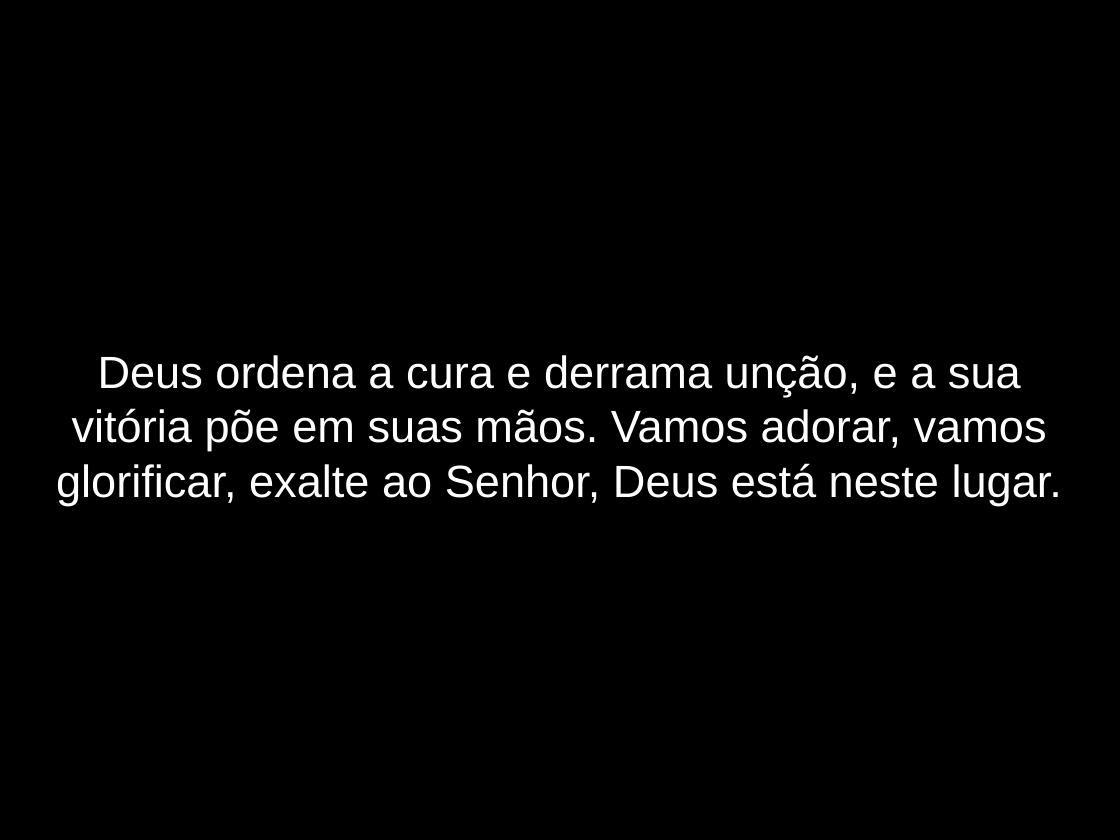
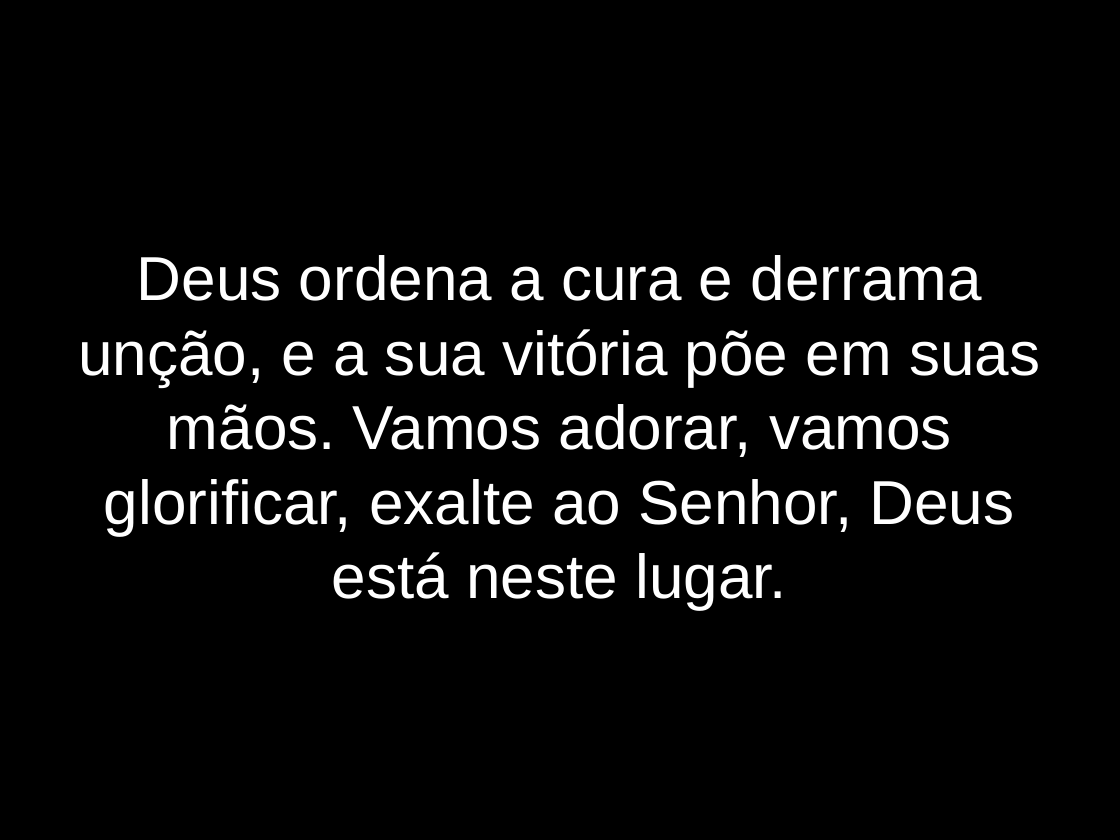
Before and after one commit to lazaroness/ChurchFiles, a slide deck: slide 8 of elshaday/LetrasApresentacao/DependemosDeDeus.odp. Drawn at 1120x840 pixels with LibreOffice and Linux fonts; fonts in the diff are those of the drawing. Boxes give left, top, right and bottom in pixels: in the first picture for what was removed or moved away, otherwise in the second. Text is boxed around its words. In the diff, an @@ line names an element or a change of style, - is before the commit and + after.

```diff
--- a/elshaday/LetrasApresentacao/DependemosDeDeus.odp
+++ b/elshaday/LetrasApresentacao/DependemosDeDeus.odp
@@ subtitle "Deus ordena a cura e ..." at (x1=78, y1=255, x2=1040, y2=609): size 32 to 44 pt @@
```
Also in this commit, not shown: 11 other slides changed, 3 slides removed.
